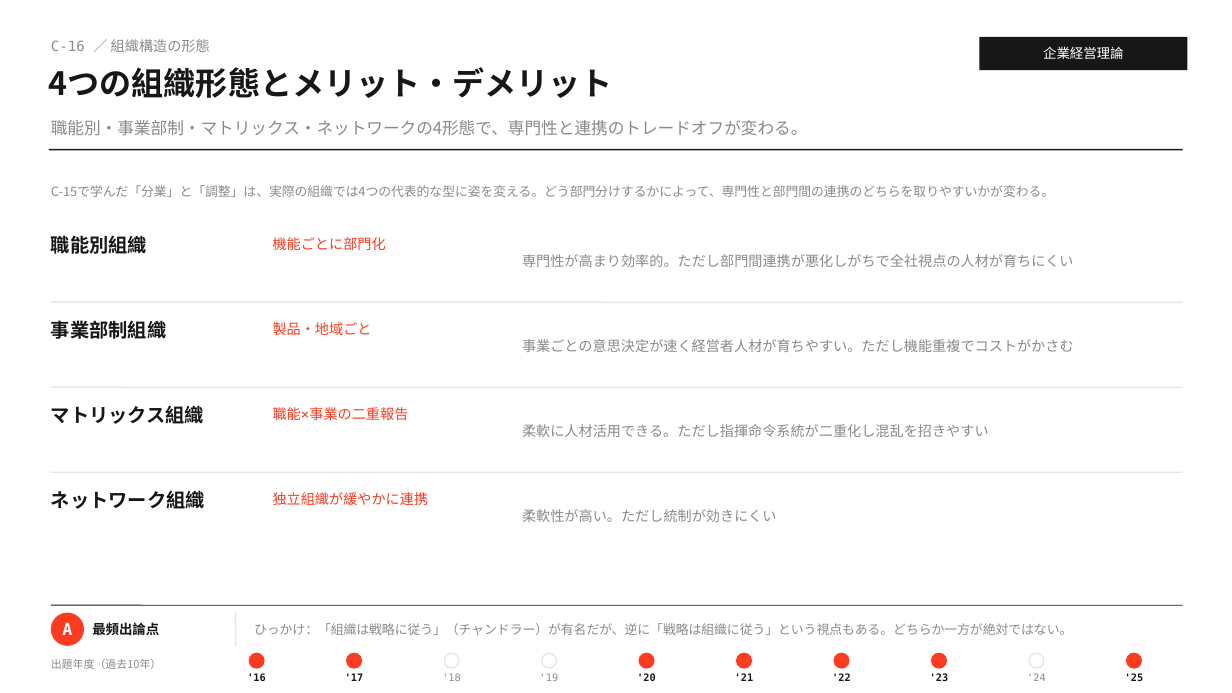
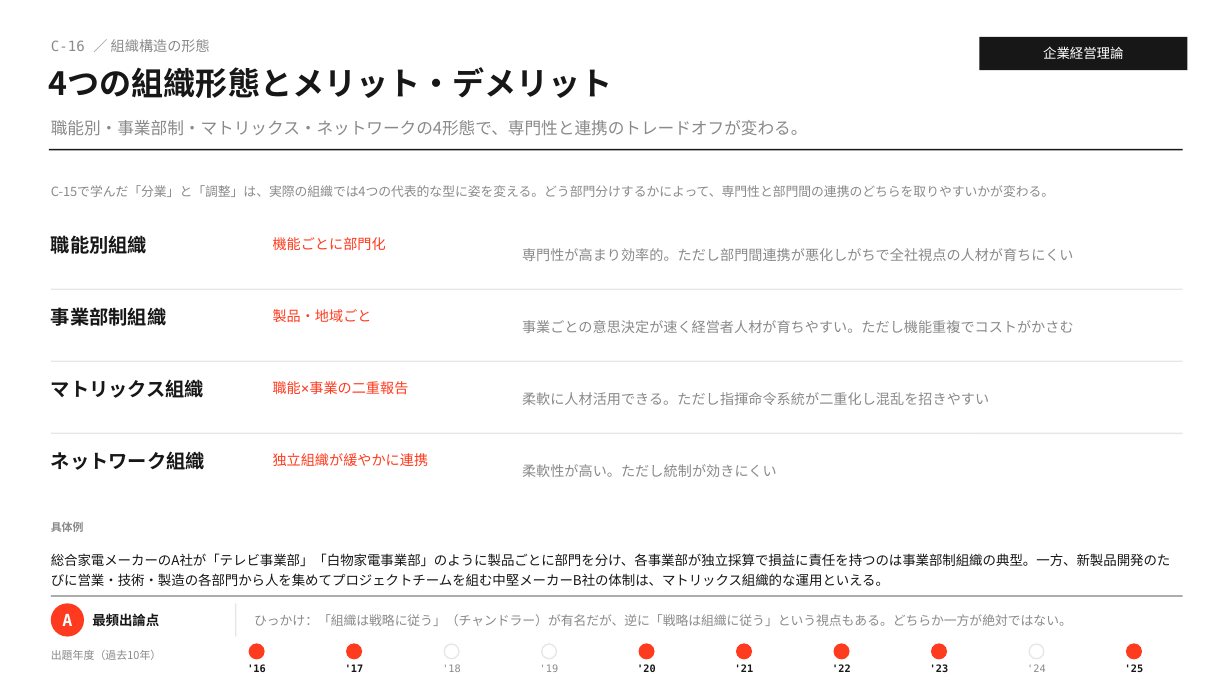
Before and after one commit to MasatoshiSano/SMEC, a slide deck: slide 32 of slides/1st_stage/C_business_administration.pptx. Drawn at 1232x693 pixels with LibreOffice and Linux fonts; fonts in the diff are those of the drawing. Boxes give left, top, right and bottom in pixels: in the first picture for what was removed or moved away, otherwise in the second. Text is boxed around its words. In the diff, an @@ line names an element or a change of style, - is before the commit and + after.

```diff
--- a/slides/1st_stage/C_business_administration.pptx
+++ b/slides/1st_stage/C_business_administration.pptx
@@ text "専門性が高まり効率的。ただし部門間連携が悪化しがちで全社視点の人材が育ちにくい": place and size @@
-text "専門性が高まり効率的。ただし部門間連携が悪化しがちで全社視点の人材が育ちにくい" at (522,254,1073,267)
+text "専門性が高まり効率的。ただし部門間連携が悪化しがちで全社視点の人材が育ちにくい" at (522,248,1073,261)
@@ 2 texts, 1 line: place and size @@
-2 texts, 1 line at (51,302,1183,339)
+2 texts, 1 line at (51,289,1183,326)
@@ text "事業ごとの意思決定が速く経営者人材が育ちやすい。ただし機能重複でコストがかさむ": place and size @@
-text "事業ごとの意思決定が速く経営者人材が育ちやすい。ただし機能重複でコストがかさむ" at (522,339,1074,352)
+text "事業ごとの意思決定が速く経営者人材が育ちやすい。ただし機能重複でコストがかさむ" at (522,320,1074,333)
@@ 2 texts, 1 line: place and size @@
-2 texts, 1 line at (51,387,1183,424)
+2 texts, 1 line at (51,361,1183,398)
@@ text "柔軟に人材活用できる。ただし指揮命令系統が二重化し混乱を招きやすい": place and size @@
-text "柔軟に人材活用できる。ただし指揮命令系統が二重化し混乱を招きやすい" at (522,424,989,437)
+text "柔軟に人材活用できる。ただし指揮命令系統が二重化し混乱を招きやすい" at (522,392,989,405)
@@ 2 texts, 1 line: place and size @@
-2 texts, 1 line at (51,472,1183,509)
+2 texts, 1 line at (51,433,1183,470)
@@ text "柔軟性が高い。ただし統制が効きにくい": place and size @@
-text "柔軟性が高い。ただし統制が効きにくい" at (522,509,776,522)
+text "柔軟性が高い。ただし統制が効きにくい" at (522,464,777,477)
@@ text added at (51,522,1171,586), 10.5 pt, text #171717 @@
+具体例
+総合家電メーカーのA社が「テレビ事業部」「白物家電事業部」のように製品ごとに部門を分け、各事業部が独立採算で損益に責任を持つのは事業部制組織の典型。一方、新製品開発のたびに営業・技術・製造の各部門から人を集めてプロジェクトチームを組む中堅メーカーB社の体制は、マトリックス組織的な運用といえる。
@@ 14 texts, 11 ellipses, 2 lines: place and size @@
-14 texts, 11 ellipses, 2 lines at (51,605,1183,681)
+14 texts, 11 ellipses, 2 lines at (51,596,1183,672)
```
Also in this commit, not shown: 3 other slides changed, 2 other files.
